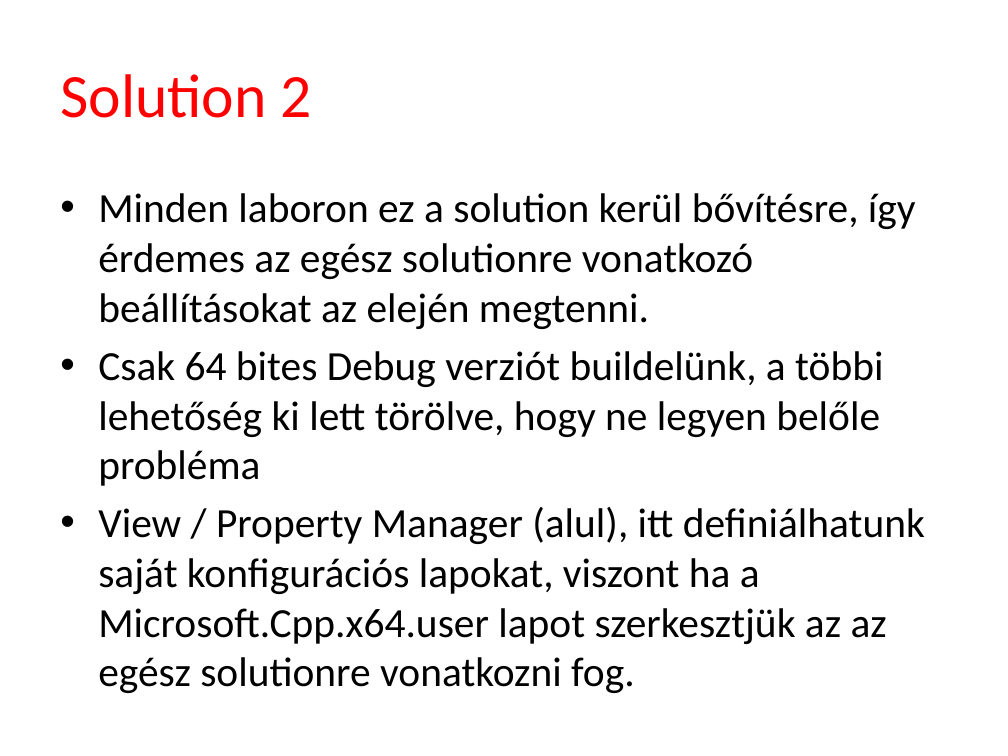
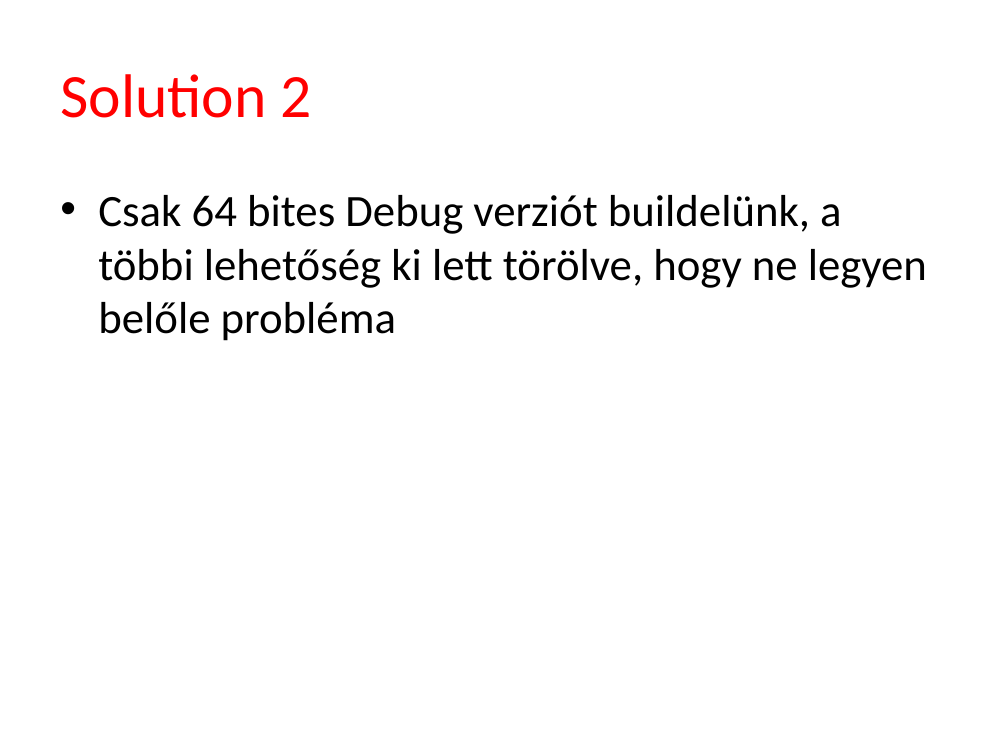
Before and after one commit to tyekx/dx12, a slide deck: slide 5 of Slides/ggl001-HelloTriangle.pptx. Drawn at 1008x756 pixels with LibreOffice and Linux fonts; fonts in the diff are those of the drawing; background and template pictures are left out. Boxes give left, top, right and bottom in pixels: in the first picture for what was removed or moved away, otherwise in the second. Text is boxed around its words. In the diff, an @@ line names an element or a change of style, - is before the commit and + after.

```diff
--- a/Slides/ggl001-HelloTriangle.pptx
+++ b/Slides/ggl001-HelloTriangle.pptx
@@ text "Csak 64 bites Debug verziót ..." at [98, 195, 927, 341]: size 29.6 to 32 pt @@
@@ text at [98, 193, 916, 329]: paragraph removed @@
-• Minden laboron ez a solution kerül bővítésre, így érdemes az egész solutionre vonatkozó beállításokat az elején megtenni.
@@ text at [98, 507, 925, 693]: paragraph removed @@
-• View / Property Manager (alul), itt definiálhatunk saját konfigurációs lapokat, viszont ha a Microsoft.Cpp.x64.user lapot szerkesztjük az az egész solutionre vonatkozni fog.
```
Also in this commit, not shown: 2 other slides changed, 1 slide removed, 7 other files.
